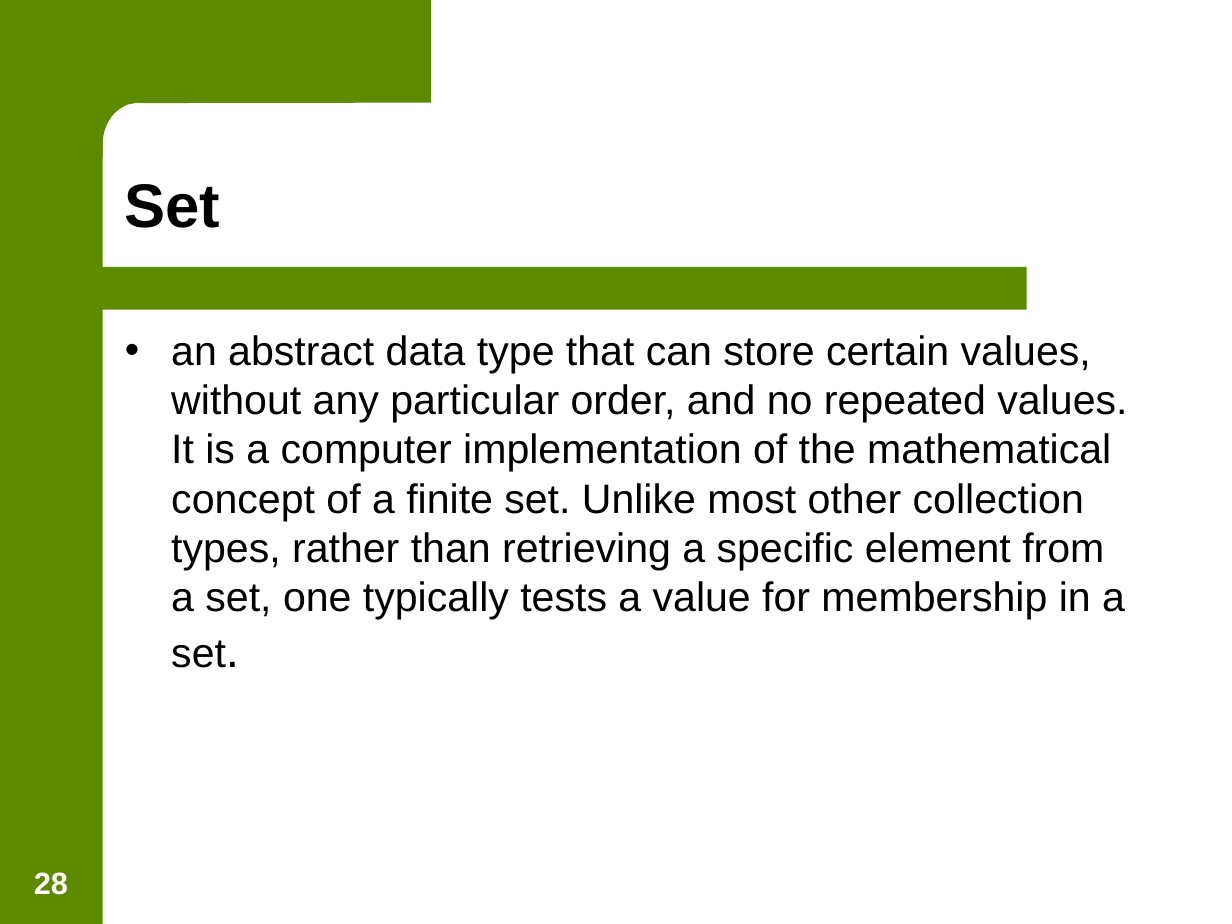
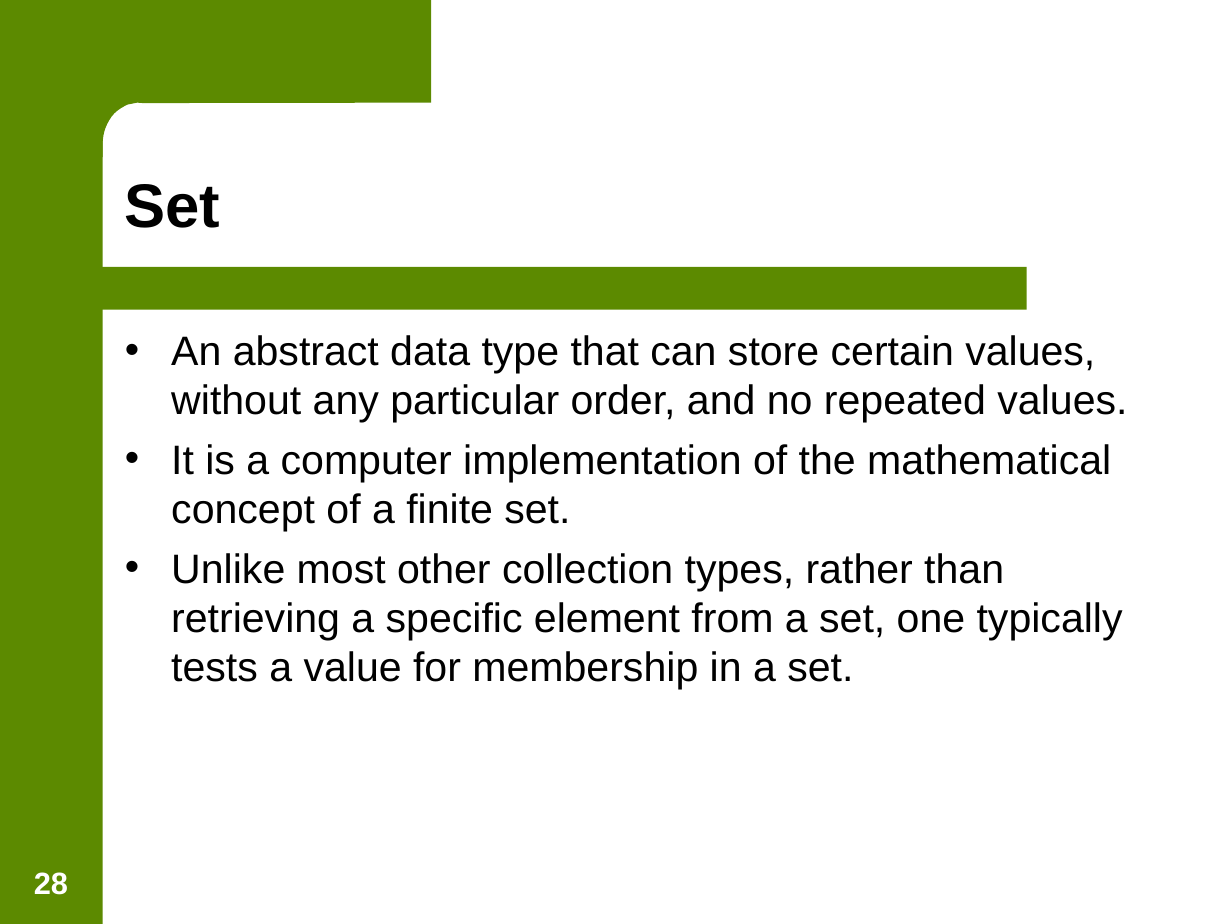
Before and after one commit to jasongraalum/NB_2018, a slide deck: slide 28 of Summer/Material/Lecture_Slides/Lecture 10 - Stacks and Queues - C++.ppt. Drawn at 1232x924 pixels with LibreOffice and Linux fonts; fonts in the diff are those of the drawing; background and template pictures are left out. Boxes give left, top, right and bottom in pixels: in the first picture for what was removed or moved away, otherwise in the second. Text is boxed around its words. In the diff, an @@ line names an element or a change of style, - is before the commit and + after.

```diff
--- a/Summer/Material/Lecture_Slides/Lecture 10 - Stacks and Queues - C++.ppt
+++ b/Summer/Material/Lecture_Slides/Lecture 10 - Stacks and Queues - C++.ppt
@@ text at <box>171,335,1127,689</box>: text changed @@
-• an abstract data type that can store certain values, without any particular order, and no repeated values. It is a computer implementation of the mathematical concept of a finite set. Unlike most other collection types, rather than retrieving a specific element from a set, one typically tests a value for membership in a set.
+• An abstract data type that can store certain values, without any particular order, and no repeated values.
+• It is a computer implementation of the mathematical concept of a finite set.
+• Unlike most other collection types, rather than retrieving a specific element from a set, one typically tests a value for membership in a set.
```
Also in this commit, not shown: 1 other slide changed, 11 other files.
